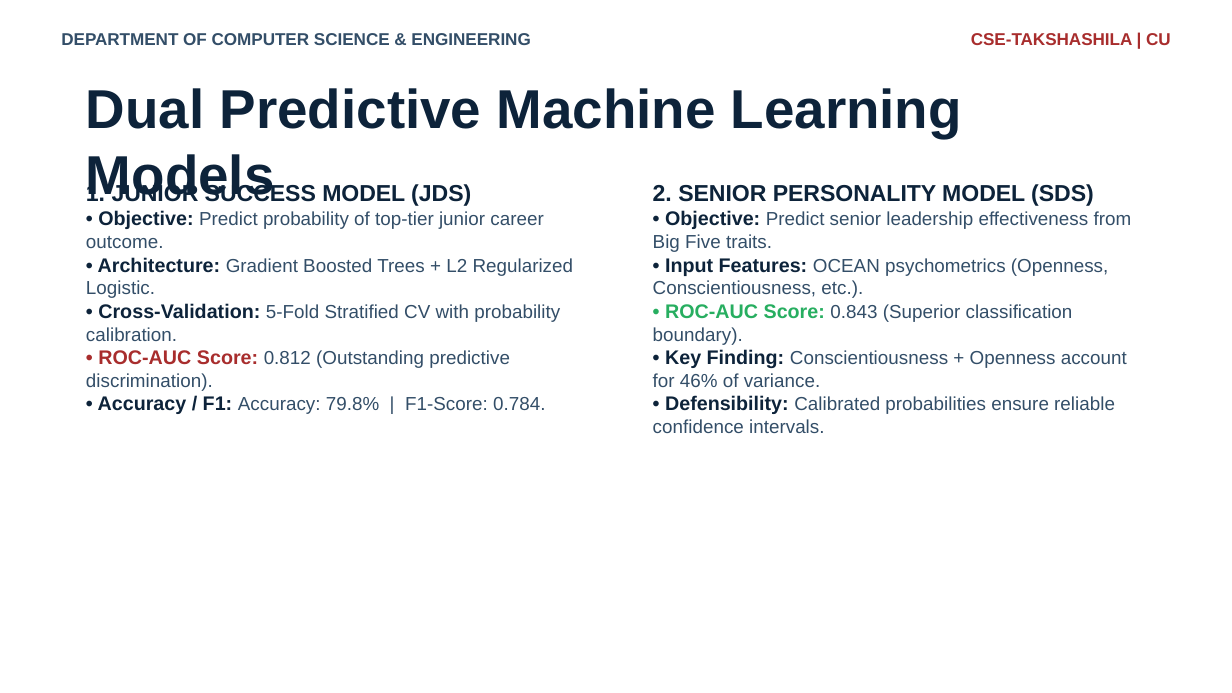
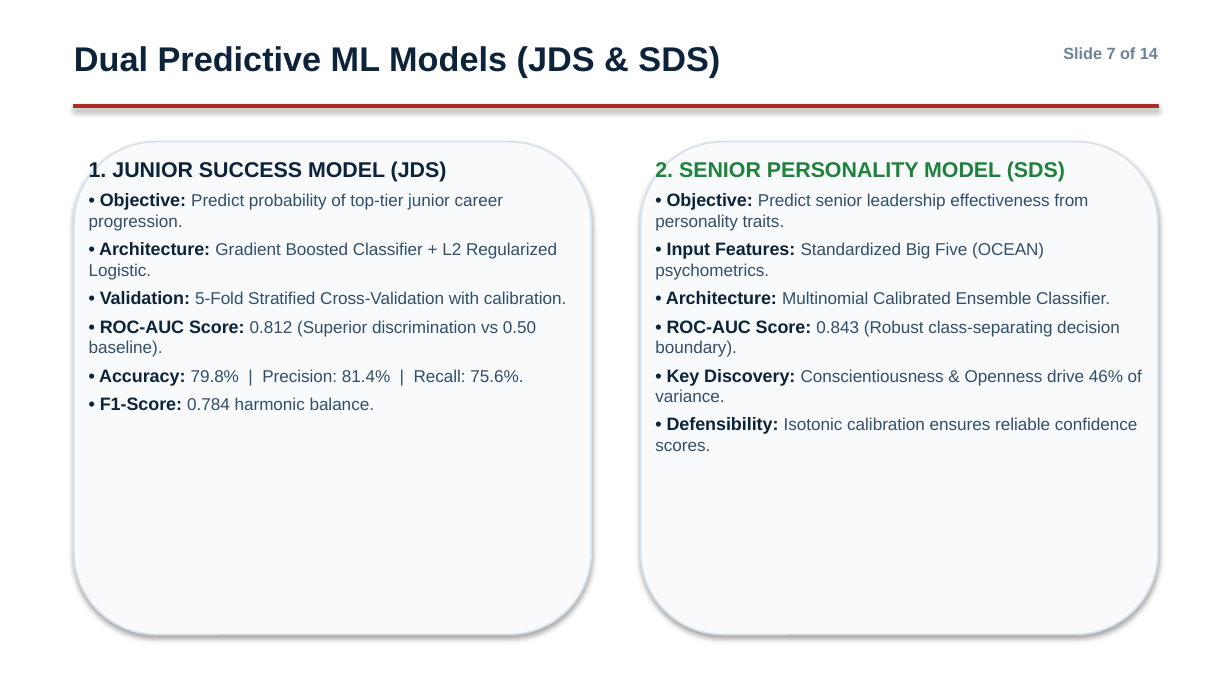
Before and after one commit to chitreyAbhinav/workforce-intelligence, a slide deck: slide 7 of reports/internship_submission/Industrial_Training_Presentation.pptx. Drawn at 1232x693 pixels with LibreOffice and Linux fonts; fonts in the diff are those of the drawing; background and template pictures are left out. Boxes give left, top, right and bottom in pixels: in the first picture for what was removed or moved away, otherwise in the second. Text is boxed around its words. In the diff, an @@ line names an element or a change of style, - is before the commit and + after.

```diff
--- a/reports/internship_submission/Industrial_Training_Presentation.pptx
+++ b/reports/internship_submission/Industrial_Training_Presentation.pptx
@@ text at box(74, 46, 720, 77): text changed; size 32 to 20 pt @@
-Dual Predictive Machine Learning Models
+Dual Predictive ML Models (JDS & SDS)
@@ text removed at box(971, 33, 1171, 45) @@
-CSE-TAKSHASHILA | CU
@@ text at box(1063, 47, 1158, 59): text changed; size 10 to 9.5 pt; text colour #334E68 to #6E8296 @@
-DEPARTMENT OF COMPUTER SCIENCE & ENGINEERING
+Slide 7 of 14
@@ rectangle added at box(74, 105, 1158, 108), fill #A82D2D, outline #A82D2D 0.75 pt @@
@@ rounded rectangle added at box(74, 142, 591, 634), fill #F8FAFC, outline #D7E1EB 1 pt @@
@@ rounded rectangle added at box(641, 142, 1158, 634), fill #F8FAFC, outline #D7E1EB 1 pt @@
@@ text at box(89, 161, 447, 182): size 13.5 to 12.5 pt in "1. JUNIOR SUCCESS MODEL (JDS)" @@
@@ text "1. JUNIOR SUCCESS MODEL (JDS)": place and size @@
-text "1. JUNIOR SUCCESS MODEL (JDS)" at box(86, 183, 574, 414)
+text "1. JUNIOR SUCCESS MODEL (JDS)" at box(89, 161, 567, 410)
@@ text at box(655, 161, 1065, 182): size 13.5 to 12.5 pt, text colour #0D233A to #1E823C in "2. SENIOR PERSONALITY MODEL (SDS)" @@
@@ text "2. SENIOR PERSONALITY MODEL (SDS)": place and size @@
-text "2. SENIOR PERSONALITY MODEL (SDS)" at box(653, 184, 1132, 433)
+text "2. SENIOR PERSONALITY MODEL (SDS)" at box(655, 161, 1142, 451)
@@ text at box(89, 193, 567, 410): text changed; size 11 to 10 pt @@
-• Objective: Predict probability of top-tier junior career outcome.
-• Architecture: Gradient Boosted Trees + L2 Regularized Logistic.
-• Cross-Validation: 5-Fold Stratified CV with probability calibration.
-• ROC-AUC Score: 0.812 (Outstanding predictive discrimination).
-• Accuracy / F1: Accuracy: 79.8% | F1-Score: 0.784.
+• Objective: Predict probability of top-tier junior career progression.
+• Architecture: Gradient Boosted Classifier + L2 Regularized Logistic.
+• Validation: 5-Fold Stratified Cross-Validation with calibration.
+• ROC-AUC Score: 0.812 (Superior discrimination vs 0.50 baseline).
+• Accuracy: 79.8% | Precision: 81.4% | Recall: 75.6%.
+• F1-Score: 0.784 harmonic balance.
@@ text at box(655, 193, 1142, 451): text changed; size 11 to 10 pt @@
-• Objective: Predict senior leadership effectiveness from Big Five traits.
-• Input Features: OCEAN psychometrics (Openness, Conscientiousness, etc.).
-• ROC-AUC Score: 0.843 (Superior classification boundary).
-• Key Finding: Conscientiousness + Openness account for 46% of variance.
-• Defensibility: Calibrated probabilities ensure reliable confidence intervals.
+• Objective: Predict senior leadership effectiveness from personality traits.
+• Input Features: Standardized Big Five (OCEAN) psychometrics.
+• Architecture: Multinomial Calibrated Ensemble Classifier.
+• ROC-AUC Score: 0.843 (Robust class-separating decision boundary).
+• Key Discovery: Conscientiousness & Openness drive 46% of variance.
+• Defensibility: Isotonic calibration ensures reliable confidence scores.
```
Also in this commit, not shown: 12 other slides changed, 1 slide added, 1 slide removed, 38 other files.
